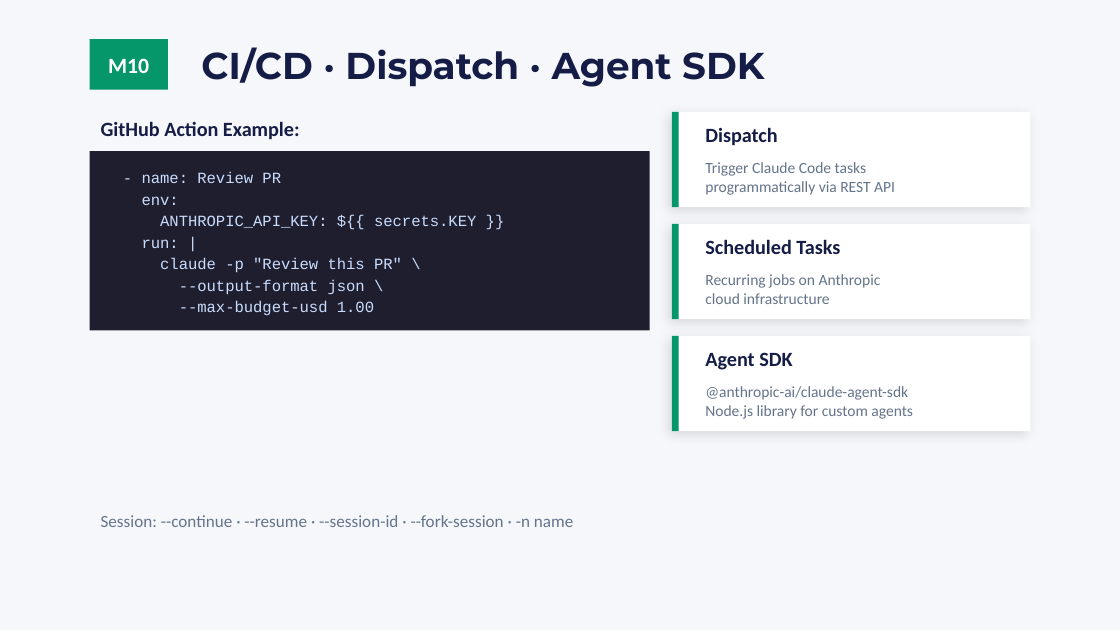
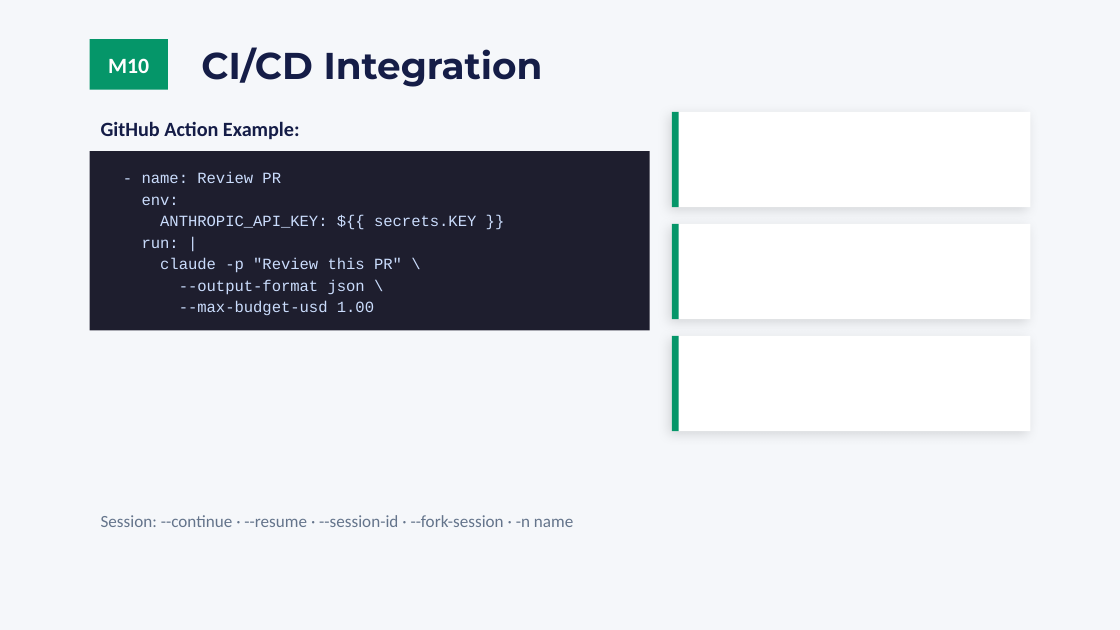
Before and after one commit to clusterreplyDE/claude_workshop, a slide deck: slide 35 of slides/workshop.pptx. Drawn at 1120x630 pixels with LibreOffice and Linux fonts; fonts in the diff are those of the drawing. Boxes give left, top, right and bottom in pixels: in the first picture for what was removed or moved away, otherwise in the second. Text is boxed around its words. In the diff, an @@ line names an element or a change of style, - is before the commit and + after.

```diff
--- a/slides/workshop.pptx
+++ b/slides/workshop.pptx
@@ text at box(201, 47, 543, 87): text changed @@
-CI/CD · Dispatch · Agent SDK
+CI/CD Integration
@@ text removed at box(705, 127, 777, 146) @@
-Dispatch
@@ text removed at box(705, 162, 895, 195) @@
-Trigger Claude Code tasks
-programmatically via REST API
@@ text removed at box(705, 239, 840, 254) @@
-Scheduled Tasks
@@ text removed at box(705, 274, 881, 304) @@
-Recurring jobs on Anthropic
-cloud infrastructure
@@ text removed at box(705, 352, 792, 370) @@
-Agent SDK
@@ text removed at box(705, 386, 913, 419) @@
-@anthropic-ai/claude-agent-sdk
-Node.js library for custom agents
```
Also in this commit, not shown: 8 other slides changed, 5 other files.
